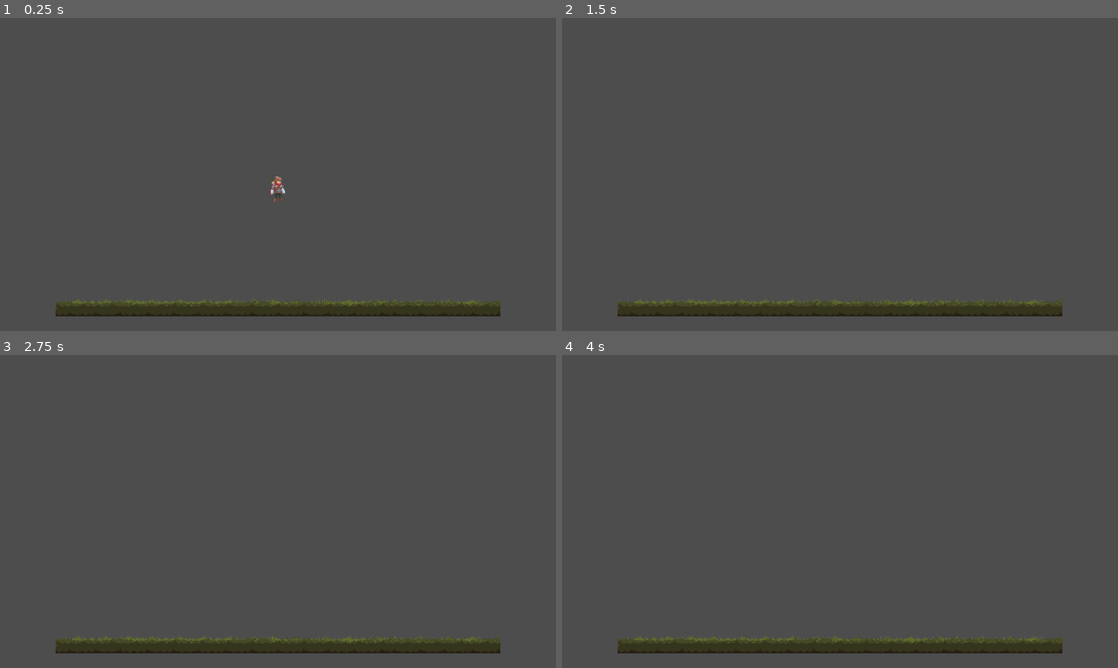
Above: before the commit, frames 1-4 (two rows, left to right).
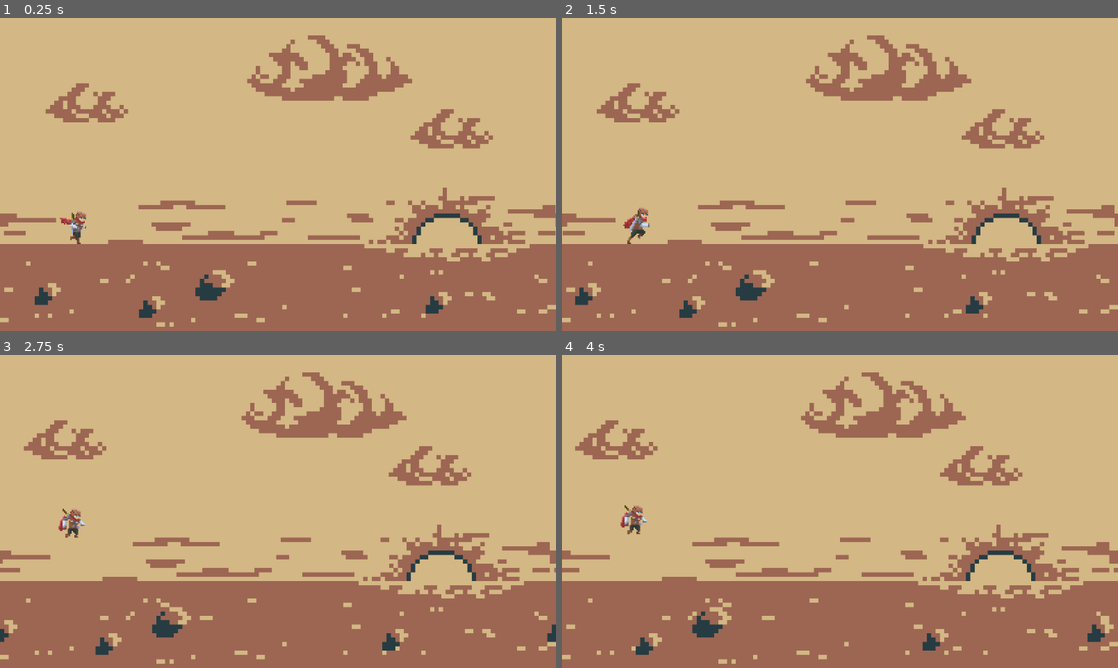
Above: after the commit, the same moments.

Repository: saadjiqbal/DinoClone
Game: Godot game, scene res://scenes/game.tscn
Same seed, same stepped clock (60 frames per second), same inputs: the game is played once before the commit and once after it.
Inputs:
- Up to frame 1 (0.25 s): no input
- Up to frame 2 (1.5 s): tap Enter (ui_accept) at 0.5, 0.6 s; hold Down (crouch, bound only after the commit) 0.53-1.28 s; hold Right (ui_right) from 0.53 s (still down); tap Up (jump, bound only after the commit) at 0.77, 1.07 s; tap Down (crouch, bound only after the commit) at 1.35 s
- Up to frame 3 (2.75 s): tap Up (jump, bound only after the commit) at 1.52, 1.55, 1.82 s; release Right (ui_right) at 2.03 s; hold Left (ui_left) from 2.03 s (still down); hold Up (jump, bound only after the commit) from 2.03 s (still down); tap Enter (ui_accept) at 2.3 s
- Up to frame 4 (4 s): release Left (ui_left) at 2.78 s; release Up (jump, bound only after the commit) at 2.78 s; hold Right (ui_right) from 2.78 s (still down); tap Enter (ui_accept) at 2.85 s; tap Up (jump, bound only after the commit) at 3.02, 3.32, 3.77, 3.8 s; tap Down (crouch, bound only after the commit) at 3.05 s; hold Down (crouch, bound only after the commit) from 3.53 s (still down)

The runs differ from the first frame. In frame 1, 100% of the frame differs, in the area x 0-100%, y 0-100%; in frame 2, 100%; in frame 3, 100%; in frame 4, 100%.

Commit message:
Player movement hooked up to player animation

Diff:
--- a/project.godot
+++ b/project.godot
@@ -20,6 +20,27 @@
 window/size/viewport_width=1280
 window/size/viewport_height=720
 
+[input]
+
+jump={
+"deadzone": 0.5,
+"events": [Object(InputEventKey,"resource_local_to_scene":false,"resource_name":"","device":-1,"window_id":0,"alt_pressed":false,"shift_pressed":false,"ctrl_pressed":false,"meta_pressed":false,"pressed":false,"keycode":0,"physical_keycode":4194320,"key_label":0,"unicode":0,"echo":false,"script":null)
+, Object(InputEventKey,"resource_local_to_scene":false,"resource_name":"","device":-1,"window_id":0,"alt_pressed":false,"shift_pressed":false,"ctrl_pressed":false,"meta_pressed":false,"pressed":false,"keycode":0,"physical_keycode":32,"key_label":0,"unicode":32,"echo":false,"script":null)
+, Object(InputEventKey,"resource_local_to_scene":false,"resource_name":"","device":-1,"window_id":0,"alt_pressed":false,"shift_pressed":false,"ctrl_pressed":false,"meta_pressed":false,"pressed":false,"keycode":0,"physical_keycode":87,"key_label":0,"unicode":119,"echo":false,"script":null)
+]
+}
+crouch={
+"deadzone": 0.5,
+"events": [Object(InputEventKey,"resource_local_to_scene":false,"resource_name":"","device":-1,"window_id":0,"alt_pressed":false,"shift_pressed":false,"ctrl_pressed":false,"meta_pressed":false,"pressed":false,"keycode":0,"physical_keycode":4194322,"key_label":0,"unicode":0,"echo":false,"script":null)
+, Object(InputEventKey,"resource_local_to_scene":false,"resource_name":"","device":-1,"window_id":0,"alt_pressed":false,"shift_pressed":false,"ctrl_pressed":false,"meta_pressed":false,"pressed":false,"keycode":0,"physical_keycode":83,"key_label":0,"unicode":115,"echo":false,"script":null)
+]
+}
+
+[layer_names]
+
+2d_physics/layer_1="ground"
+2d_physics/layer_2="player"
+
 [rendering]
 
 textures/canvas_textures/default_texture_filter=0
--- a/scenes/environment.tscn
+++ b/scenes/environment.tscn
@@ -1,96 +1,131 @@
-[gd_scene load_steps=9 format=3 uid="uid://r1xoaognxcot"]
+[gd_scene load_steps=8 format=3 uid="uid://1nvb8dmcexot"]
 
-[ext_resource type="Texture2D" uid="uid://dpfni0lumt1tg" path="res://assets/sprites/sun.png" id="1_n54nj"]
-[ext_resource type="Texture2D" uid="uid://dklo2i4phuxfl" path="res://assets/sprites/background.png" id="2_cxmde"]
-[ext_resource type="Texture2D" uid="uid://bus78ao72edfu" path="res://assets/sprites/cloud_small.png" id="3_yf222"]
-[ext_resource type="Texture2D" uid="uid://bwrxwd6p688mv" path="res://assets/sprites/cloud_large.png" id="4_b8qo0"]
-[ext_resource type="Texture2D" uid="uid://derw18njl6h48" path="res://assets/sprites/foreground.png" id="5_ebxps"]
-[ext_resource type="Texture2D" uid="uid://ce0g00fg5wdtu" path="res://assets/sprites/rock_small.png" id="6_53sjj"]
-[ext_resource type="Texture2D" uid="uid://b48vxi2tcfuhv" path="res://assets/sprites/rock_large.png" id="7_x7xx2"]
-[ext_resource type="Script" path="res://scripts/test_camera.gd" id="8_gfwo4"]
+[ext_resource type="Script" path="res://scripts/environment.gd" id="1_6c4yq"]
+[ext_resource type="Texture2D" uid="uid://dklo2i4phuxfl" path="res://assets/sprites/background.png" id="2_7eab4"]
+[ext_resource type="Texture2D" uid="uid://bwrxwd6p688mv" path="res://assets/sprites/cloud_large.png" id="3_hpbvw"]
+[ext_resource type="Texture2D" uid="uid://bus78ao72edfu" path="res://assets/sprites/cloud_small.png" id="4_87xpt"]
+[ext_resource type="Texture2D" uid="uid://ce0g00fg5wdtu" path="res://assets/sprites/rock_small.png" id="6_h6m57"]
+[ext_resource type="Texture2D" uid="uid://b48vxi2tcfuhv" path="res://assets/sprites/rock_large.png" id="7_nl2qu"]
+[ext_resource type="Texture2D" uid="uid://dpfni0lumt1tg" path="res://assets/sprites/sun.png" id="8_fxs1w"]
 
-[node name="Environment" type="ParallaxBackground"]
+[node name="Environment" type="Node2D"]
+script = ExtResource("1_6c4yq")
+background_layer_speed = 5
+large_cloud_layer_speed = 10
+small_cloud_layer_speed = 20
+foreground_layer_speed = 40
 
-[node name="Layer0" type="ParallaxLayer" parent="."]
-motion_scale = Vector2(0, 0)
-motion_mirroring = Vector2(1280, 0)
+[node name="BackgroundLayer" type="Node2D" parent="."]
 
-[node name="Background" type="Sprite2D" parent="Layer0"]
+[node name="Background" type="Sprite2D" parent="BackgroundLayer"]
 texture_filter = 1
-texture = ExtResource("2_cxmde")
+texture = ExtResource("2_7eab4")
 centered = false
 
-[node name="Layer1" type="ParallaxLayer" parent="."]
-motion_mirroring = Vector2(1280, 0)
+[node name="Background2" type="Sprite2D" parent="BackgroundLayer"]
+texture_filter = 1
+position = Vector2(1280, 0)
+texture = ExtResource("2_7eab4")
+centered = false
 
-[node name="CloudLarge" type="Sprite2D" parent="Layer1"]
+[node name="Sun" type="Sprite2D" parent="BackgroundLayer"]
+texture_filter = 1
+position = Vector2(840, 380)
+texture = ExtResource("8_fxs1w")
+centered = false
+
+[node name="Sun2" type="Sprite2D" parent="BackgroundLayer"]
+texture_filter = 1
+position = Vector2(2120, 377)
+texture = ExtResource("8_fxs1w")
+centered = false
+
+[node name="LargeCloudLayer" type="Node2D" parent="."]
+
+[node name="CloudLarge" type="Sprite2D" parent="LargeCloudLayer"]
 texture_filter = 1
 position = Vector2(570, 30)
-texture = ExtResource("4_b8qo0")
+texture = ExtResource("3_hpbvw")
 centered = false
 
-[node name="Layer2" type="ParallaxLayer" parent="."]
-motion_scale = Vector2(2, 2)
-motion_mirroring = Vector2(1280, 0)
+[node name="CloudLarge2" type="Sprite2D" parent="LargeCloudLayer"]
+texture_filter = 1
+position = Vector2(1850, 30)
+texture = ExtResource("3_hpbvw")
+centered = false
 
-[node name="CloudSmall0" type="Sprite2D" parent="Layer2"]
+[node name="SmallCloudLayer" type="Node2D" parent="."]
+
+[node name="CloudSmall0" type="Sprite2D" parent="SmallCloudLayer"]
 texture_filter = 1
 position = Vector2(950, 200)
-texture = ExtResource("3_yf222")
+texture = ExtResource("4_87xpt")
 centered = false
 
-[node name="CloudSmall1" type="Sprite2D" parent="Layer2"]
+[node name="CloudSmall1" type="Sprite2D" parent="SmallCloudLayer"]
 texture_filter = 1
 position = Vector2(110, 140)
-texture = ExtResource("3_yf222")
+texture = ExtResource("4_87xpt")
 centered = false
 
-[node name="Layer3" type="ParallaxLayer" parent="."]
-motion_scale = Vector2(8, 8)
-motion_mirroring = Vector2(1280, 0)
-
-[node name="Foreground" type="Sprite2D" parent="Layer3"]
+[node name="CloudSmall2" type="Sprite2D" parent="SmallCloudLayer"]
 texture_filter = 1
-position = Vector2(0, 520)
-texture = ExtResource("5_ebxps")
+position = Vector2(2230, 200)
+texture = ExtResource("4_87xpt")
 centered = false
 
-[node name="RockSmall0" type="Sprite2D" parent="Layer3"]
+[node name="CloudSmall3" type="Sprite2D" parent="SmallCloudLayer"]
+texture_filter = 1
+position = Vector2(1390, 140)
+texture = ExtResource("4_87xpt")
+centered = false
+
+[node name="ForegroundLayer" type="Node2D" parent="."]
+
+[node name="RockSmall0" type="Sprite2D" parent="ForegroundLayer"]
 texture_filter = 1
 position = Vector2(990, 620)
-texture = ExtResource("6_53sjj")
+texture = ExtResource("6_h6m57")
 centered = false
 
-[node name="RockSmall1" type="Sprite2D" parent="Layer3"]
+[node name="RockSmall1" type="Sprite2D" parent="ForegroundLayer"]
 texture_filter = 1
 position = Vector2(330, 630)
-texture = ExtResource("6_53sjj")
+texture = ExtResource("6_h6m57")
 centered = false
 
-[node name="RockSmall2" type="Sprite2D" parent="Layer3"]
+[node name="RockSmall2" type="Sprite2D" parent="ForegroundLayer"]
 texture_filter = 1
 position = Vector2(90, 600)
-texture = ExtResource("6_53sjj")
+texture = ExtResource("6_h6m57")
 centered = false
 
-[node name="RockLarge" type="Sprite2D" parent="Layer3"]
+[node name="RockSmall3" type="Sprite2D" parent="ForegroundLayer"]
+texture_filter = 1
+position = Vector2(2270, 620)
+texture = ExtResource("6_h6m57")
+centered = false
+
+[node name="RockSmall4" type="Sprite2D" parent="ForegroundLayer"]
+texture_filter = 1
+position = Vector2(1610, 630)
+texture = ExtResource("6_h6m57")
+centered = false
+
+[node name="RockSmall5" type="Sprite2D" parent="ForegroundLayer"]
+texture_filter = 1
+position = Vector2(1370, 600)
+texture = ExtResource("6_h6m57")
+centered = false
+
+[node name="RockLarge" type="Sprite2D" parent="ForegroundLayer"]
 texture_filter = 1
 position = Vector2(460, 570)
-texture = ExtResource("7_x7xx2")
+texture = ExtResource("7_nl2qu")
 centered = false
 
-[node name="Sun" type="Sprite2D" parent="."]
+[node name="RockLarge2" type="Sprite2D" parent="ForegroundLayer"]
 texture_filter = 1
-position = Vector2(840, 380)
-texture = ExtResource("1_n54nj")
+position = Vector2(1740, 570)
+texture = ExtResource("7_nl2qu")
 centered = false
-
-[node name="TestCamera" type="Camera2D" parent="."]
-offset = Vector2(640, 360)
-script = ExtResource("8_gfwo4")
-
-[node name="Timer" type="Timer" parent="."]
-wait_time = 0.017
-autostart = true
-
-[connection signal="timeout" from="Timer" to="TestCamera" method="_on_timer_timeout"]
--- a/scenes/game.tscn
+++ b/scenes/game.tscn
@@ -1,14 +1,16 @@
-[gd_scene load_steps=3 format=3 uid="uid://bgktr5487kho3"]
+[gd_scene load_steps=4 format=3 uid="uid://bgktr5487kho3"]
 
 [ext_resource type="PackedScene" uid="uid://bqx7rydhrsbim" path="res://scenes/player.tscn" id="1_hn6f4"]
-[ext_resource type="PackedScene" uid="uid://bws1nl24suduy" path="res://scenes/ground.tscn" id="2_0n8lh"]
+[ext_resource type="PackedScene" uid="uid://1nvb8dmcexot" path="res://scenes/environment.tscn" id="2_io1lh"]
+[ext_resource type="PackedScene" uid="uid://btfsch1t6b4lv" path="res://scenes/ground.tscn" id="3_i3nmr"]
 
 [node name="Game" type="Node2D"]
 
 [node name="Player" parent="." instance=ExtResource("1_hn6f4")]
+z_index = 1
+position = Vector2(165, 520)
+scale = Vector2(3, 3)
 
-[node name="Camera2D" type="Camera2D" parent="."]
-zoom = Vector2(2, 2)
+[node name="Ground" parent="." instance=ExtResource("3_i3nmr")]
 
-[node name="Ground" parent="." instance=ExtResource("2_0n8lh")]
-position = Vector2(0, 35)
+[node name="Environment" parent="." instance=ExtResource("2_io1lh")]
--- a/scenes/ground.tscn
+++ b/scenes/ground.tscn
@@ -1,8 +1,17 @@
-[gd_scene load_steps=2 format=3 uid="uid://bws1nl24suduy"]
+[gd_scene load_steps=3 format=3 uid="uid://btfsch1t6b4lv"]
 
-[ext_resource type="Texture2D" uid="uid://d22c727hd1fud" path="res://assets/Hills Layer 05.png" id="1_ea0f3"]
+[ext_resource type="Texture2D" uid="uid://dgwhiakyuls6d" path="res://assets/sprites/ground_wide.png" id="1_rr3w8"]
+
+[sub_resource type="RectangleShape2D" id="RectangleShape2D_ev1le"]
+size = Vector2(2560, 200)
 
 [node name="Ground" type="StaticBody2D"]
 
 [node name="Sprite2D" type="Sprite2D" parent="."]
-texture = ExtResource("1_ea0f3")
+position = Vector2(0, 520)
+texture = ExtResource("1_rr3w8")
+centered = false
+
+[node name="CollisionShape2D" type="CollisionShape2D" parent="."]
+position = Vector2(1280, 620)
+shape = SubResource("RectangleShape2D_ev1le")
--- a/scenes/player.tscn
+++ b/scenes/player.tscn
@@ -1,14 +1,18 @@
-[gd_scene load_steps=18 format=3 uid="uid://bqx7rydhrsbim"]
+[gd_scene load_steps=22 format=3 uid="uid://bqx7rydhrsbim"]
 
-[ext_resource type="Script" path="res://scripts/player.gd" id="1_aa382"]
+[ext_resource type="Script" path="res://scripts/player_movement.gd" id="1_ooo1q"]
 [ext_resource type="Texture2D" uid="uid://b0vbweqjv2pyj" path="res://assets/idle/adventurer-idle-00.png" id="1_uflg1"]
 [ext_resource type="Texture2D" uid="uid://ci5de2sfwag8f" path="res://assets/idle/adventurer-idle-01.png" id="2_b0vkx"]
 [ext_resource type="Texture2D" uid="uid://cghb30i1kpcro" path="res://assets/idle/adventurer-idle-02.png" id="3_v201a"]
 [ext_resource type="Texture2D" uid="uid://lkw145cj8hw0" path="res://assets/run/adventurer-run-00.png" id="4_qapqn"]
 [ext_resource type="Texture2D" uid="uid://b5lutxvsdwbqm" path="res://assets/run/adventurer-run-01.png" id="5_fxpkd"]
+[ext_resource type="Texture2D" uid="uid://dk5t2wjbiy28f" path="res://assets/jump/adventurer-jump-00.png" id="5_pews5"]
+[ext_resource type="Texture2D" uid="uid://dm6vhkrsqx17t" path="res://assets/jump/adventurer-jump-01.png" id="6_1rl6q"]
 [ext_resource type="Texture2D" uid="uid://el07duqgxl5t" path="res://assets/run/adventurer-run-02.png" id="6_p8f0e"]
+[ext_resource type="Texture2D" uid="uid://b6q8c4uc658ar" path="res://assets/jump/adventurer-jump-02.png" id="7_hflpj"]
 [ext_resource type="Texture2D" uid="uid://cgxqj12gdyitv" path="res://assets/run/adventurer-run-03.png" id="7_t7di1"]
 [ext_resource type="Texture2D" uid="uid://cljor13a11vip" path="res://assets/run/adventurer-run-04.png" id="8_0ilxw"]
+[ext_resource type="Texture2D" uid="uid://cxc2a25vrobah" path="res://assets/jump/adventurer-jump-03.png" id="8_5r5st"]
 [ext_resource type="Texture2D" uid="uid://cdcpj20oftxlk" path="res://assets/run/adventurer-run-05.png" id="9_scgn4"]
 [ext_resource type="Texture2D" uid="uid://dpfgp8ctob87v" path="res://assets/slide/adventurer-slide-00.png" id="10_gyp8o"]
 [ext_resource type="Texture2D" uid="uid://jtisnmyygdsf" path="res://assets/slide/adventurer-slide-01.png" id="11_f1sum"]
@@ -36,6 +40,23 @@
 "loop": true,
 "name": &"idle",
 "speed": 6.0
+}, {
+"frames": [{
+"duration": 1.0,
+"texture": ExtResource("5_pews5")
+}, {
+"duration": 1.0,
+"texture": ExtResource("6_1rl6q")
+}, {
+"duration": 1.0,
+"texture": ExtResource("7_hflpj")
+}, {
+"duration": 1.0,
+"texture": ExtResource("8_5r5st")
+}],
+"loop": true,
+"name": &"jump",
+"speed": 8.0
 }, {
 "frames": [{
 "duration": 1.0,
@@ -86,22 +107,24 @@
 height = 24.7351
 
 [node name="Player" type="CharacterBody2D"]
-script = ExtResource("1_aa382")
+collision_layer = 2
+script = ExtResource("1_ooo1q")
 
 [node name="AnimatedSprite2D" type="AnimatedSprite2D" parent="."]
 position = Vector2(0, -17.5)
 sprite_frames = SubResource("SpriteFrames_cdxso")
-animation = &"slide"
+animation = &"jump"
 autoplay = "idle"
-frame = 4
-frame_progress = 0.454912
+frame_progress = 0.482709
 
 [node name="RunningCollisionShape2D" type="CollisionShape2D" parent="."]
 position = Vector2(4, -15)
 rotation = 0.261799
 shape = SubResource("CapsuleShape2D_62md1")
 
-[node name="SlidingCollisionShape2D2" type="CollisionShape2D" parent="."]
+[node name="SlidingCollisionShape2D" type="CollisionShape2D" parent="."]
 position = Vector2(0, -7)
 rotation = 1.78896
 shape = SubResource("CapsuleShape2D_62md1")
+
+[connection signal="animation_finished" from="AnimatedSprite2D" to="." method="_on_animated_sprite_2d_animation_finished"]
--- a/scenes/static_environment.tscn
+++ /dev/null
@@ -1,144 +0,0 @@
-[gd_scene load_steps=9 format=3 uid="uid://1nvb8dmcexot"]
-
-[ext_resource type="Script" path="res://scripts/static_environment.gd" id="1_6c4yq"]
-[ext_resource type="Texture2D" uid="uid://dklo2i4phuxfl" path="res://assets/sprites/background.png" id="2_7eab4"]
-[ext_resource type="Texture2D" uid="uid://bwrxwd6p688mv" path="res://assets/sprites/cloud_large.png" id="3_hpbvw"]
-[ext_resource type="Texture2D" uid="uid://bus78ao72edfu" path="res://assets/sprites/cloud_small.png" id="4_87xpt"]
-[ext_resource type="Texture2D" uid="uid://derw18njl6h48" path="res://assets/sprites/foreground.png" id="5_nfou5"]
-[ext_resource type="Texture2D" uid="uid://ce0g00fg5wdtu" path="res://assets/sprites/rock_small.png" id="6_h6m57"]
-[ext_resource type="Texture2D" uid="uid://b48vxi2tcfuhv" path="res://assets/sprites/rock_large.png" id="7_nl2qu"]
-[ext_resource type="Texture2D" uid="uid://dpfni0lumt1tg" path="res://assets/sprites/sun.png" id="8_fxs1w"]
-
-[node name="StaticEnvironment" type="Node2D"]
-script = ExtResource("1_6c4yq")
-layer_0_speed = 5
-layer_1_speed = 10
-layer_2_speed = 15
-layer_3_speed = 200
-
-[node name="Layer0" type="Node2D" parent="."]
-
-[node name="Background" type="Sprite2D" parent="Layer0"]
-texture_filter = 1
-texture = ExtResource("2_7eab4")
-centered = false
-
-[node name="Background2" type="Sprite2D" parent="Layer0"]
-texture_filter = 1
-position = Vector2(1280, 0)
-texture = ExtResource("2_7eab4")
-centered = false
-
-[node name="Sun" type="Sprite2D" parent="Layer0"]
-texture_filter = 1
-position = Vector2(840, 380)
-texture = ExtResource("8_fxs1w")
-centered = false
-
-[node name="Sun2" type="Sprite2D" parent="Layer0"]
-texture_filter = 1
-position = Vector2(840, 380)
-texture = ExtResource("8_fxs1w")
-centered = false
-
-[node name="Layer1" type="Node2D" parent="."]
-
-[node name="CloudLarge" type="Sprite2D" parent="Layer1"]
-texture_filter = 1
-position = Vector2(570, 30)
-texture = ExtResource("3_hpbvw")
-centered = false
-
-[node name="CloudLarge2" type="Sprite2D" parent="Layer1"]
-texture_filter = 1
-position = Vector2(1850, 30)
-texture = ExtResource("3_hpbvw")
-centered = false
-
-[node name="Layer2" type="Node2D" parent="."]
-
-[node name="CloudSmall0" type="Sprite2D" parent="Layer2"]
-texture_filter = 1
-position = Vector2(950, 200)
-texture = ExtResource("4_87xpt")
-centered = false
-
-[node name="CloudSmall1" type="Sprite2D" parent="Layer2"]
-texture_filter = 1
-position = Vector2(110, 140)
-texture = ExtResource("4_87xpt")
-centered = false
-
-[node name="CloudSmall2" type="Sprite2D" parent="Layer2"]
-texture_filter = 1
-position = Vector2(2230, 200)
-texture = ExtResource("4_87xpt")
-centered = false
-
-[node name="CloudSmall3" type="Sprite2D" parent="Layer2"]
-texture_filter = 1
-position = Vector2(1390, 140)
-texture = ExtResource("4_87xpt")
-centered = false
-
-[node name="Layer3" type="Node2D" parent="."]
-
-[node name="Foreground" type="Sprite2D" parent="Layer3"]
-texture_filter = 1
-position = Vector2(0, 520)
-texture = ExtResource("5_nfou5")
-centered = false
-
-[node name="Foreground2" type="Sprite2D" parent="Layer3"]
-texture_filter = 1
-position = Vector2(1280, 520)
-texture = ExtResource("5_nfou5")
-centered = false
-
-[node name="RockSmall0" type="Sprite2D" parent="Layer3"]
-texture_filter = 1
-position = Vector2(990, 620)
-texture = ExtResource("6_h6m57")
-centered = false
-
-[node name="RockSmall1" type="Sprite2D" parent="Layer3"]
-texture_filter = 1
-position = Vector2(330, 630)
-texture = ExtResource("6_h6m57")
-centered = false
-
-[node name="RockSmall2" type="Sprite2D" parent="Layer3"]
-texture_filter = 1
-position = Vector2(90, 600)
-texture = ExtResource("6_h6m57")
-centered = false
-
-[node name="RockSmall3" type="Sprite2D" parent="Layer3"]
-texture_filter = 1
-position = Vector2(2270, 620)
-texture = ExtResource("6_h6m57")
-centered = false
-
-[node name="RockSmall4" type="Sprite2D" parent="Layer3"]
-texture_filter = 1
-position = Vector2(1610, 630)
-texture = ExtResource("6_h6m57")
-centered = false
-
-[node name="RockSmall5" type="Sprite2D" parent="Layer3"]
-texture_filter = 1
-position = Vector2(1370, 600)
-texture = ExtResource("6_h6m57")
-centered = false
-
-[node name="RockLarge" type="Sprite2D" parent="Layer3"]
-texture_filter = 1
-position = Vector2(460, 570)
-texture = ExtResource("7_nl2qu")
-centered = false
-
-[node name="RockLarge2" type="Sprite2D" parent="Layer3"]
-texture_filter = 1
-position = Vector2(1740, 570)
-texture = ExtResource("7_nl2qu")
-centered = false
--- /dev/null
+++ b/scripts/environment.gd
@@ -0,0 +1,28 @@
+extends Node2D
+
+@onready var background_layer: Node2D = $BackgroundLayer
+@onready var large_cloud_layer: Node2D = $LargeCloudLayer
+@onready var small_cloud_layer: Node2D = $SmallCloudLayer
+@onready var foreground_layer: Node2D = $ForegroundLayer
+
+@export var background_layer_speed: int = 0
+@export var large_cloud_layer_speed: int = 0
+@export var small_cloud_layer_speed: int = 0
+@export var foreground_layer_speed: int = 0
+
+var layers : Array
+
+func _ready():
+	# Create array of layers once when the scene is instantiated
+	layers = [background_layer, large_cloud_layer, small_cloud_layer, foreground_layer]
+
+func _process(delta):
+	# If any of the layers go off the screen, reset their position to 0
+	for i in layers.size():
+		if (layers[i].position.x < -1280):
+			layers[i].position.x = 0
+
+	background_layer.position.x -= (background_layer_speed * delta)
+	large_cloud_layer.position.x -= (background_layer_speed * delta)
+	small_cloud_layer.position.x -= (small_cloud_layer_speed * delta)
+	foreground_layer.position.x -= (foreground_layer_speed * delta)
--- a/scripts/player.gd
+++ /dev/null
@@ -1,28 +0,0 @@
-extends CharacterBody2D
-
-
-const SPEED = 100
-const JUMP_VELOCITY = -300
-
-# Get the gravity from the project settings to be synced with RigidBody nodes.
-var gravity = ProjectSettings.get_setting("physics/2d/default_gravity")
-
-
-func _physics_process(delta):
-	# Add the gravity.
-	if not is_on_floor():
-		velocity.y += gravity * delta
-
-	# Handle jump.
-	if Input.is_action_just_pressed("ui_accept") and is_on_floor():
-		velocity.y = JUMP_VELOCITY
-
-	# Get the input direction and handle the movement/deceleration.
-	# As good practice, you should replace UI actions with custom gameplay actions.
-	var direction = Input.get_axis("ui_left", "ui_right")
-	if direction:
-		velocity.x = direction * SPEED
-	else:
-		velocity.x = move_toward(velocity.x, 0, SPEED)
-
-	move_and_slide()
--- /dev/null
+++ b/scripts/player_movement.gd
@@ -0,0 +1,25 @@
+extends CharacterBody2D
+
+const GRAVITY = 5000
+const JUMP_VELOCITY = -1000
+
+@onready var animated_sprite_2d: AnimatedSprite2D = $AnimatedSprite2D
+@onready var running_collision_shape: CollisionShape2D = $RunningCollisionShape2D
+
+func _physics_process(delta):
+    velocity.y += GRAVITY * delta
+
+    if is_on_floor():
+        running_collision_shape.disabled = false
+        # Handle jump.
+        if Input.is_action_pressed("jump"):
+            velocity.y = JUMP_VELOCITY
+        elif Input.is_action_pressed("crouch"):
+            animated_sprite_2d.play("slide")
+            running_collision_shape.disabled = true
+        else:
+            animated_sprite_2d.play("run")
+    else:
+        animated_sprite_2d.play("jump")
+
+    move_and_slide()
--- a/scripts/static_environment.gd
+++ /dev/null
@@ -1,20 +0,0 @@
-extends Node2D
-
-@onready var layer_0: Node2D = $Layer0
-@onready var layer_1: Node2D = $Layer1
-@onready var layer_2: Node2D = $Layer2
-@onready var layer_3: Node2D = $Layer3
-
-@export var layer_0_speed: int = 0
-@export var layer_1_speed: int = 0
-@export var layer_2_speed: int = 0
-@export var layer_3_speed: int = 0
-
-func _process(delta):
-	for i in [layer_0, layer_1, layer_2, layer_3]:
-		if (i.position.x < -1280.0):
-			i.position.x = 0.0
-	layer_0.position.x -= (layer_0_speed * delta)
-	layer_1.position.x -= (layer_1_speed * delta)
-	layer_2.position.x -= (layer_2_speed * delta)
-	layer_3.position.x -= (layer_3_speed * delta)
--- a/scripts/test_camera.gd
+++ /dev/null
@@ -1,14 +0,0 @@
-extends Camera2D
-
-var move_timer: int = 0
-
-# "Pixel" perfect camera motion that's hard to look at
-#func _on_timer_timeout():
-	#move_timer += 1
-	#if move_timer == 8:
-		#position.x += 10
-		#move_timer = 0
-
-# Smooth camera motion
-func _process(delta):
-	position.x += 30 * delta
Binary file removed: assets/Hills Layer 05.png
Binary file added: assets/jump/adventurer-jump-00.png
Not shown, added: assets/jump/adventurer-jump-00.png.import
Binary file added: assets/jump/adventurer-jump-01.png
Not shown, added: assets/jump/adventurer-jump-01.png.import
Binary file added: assets/jump/adventurer-jump-02.png
Not shown, added: assets/jump/adventurer-jump-02.png.import
Binary file added: assets/jump/adventurer-jump-03.png
Not shown, added: assets/jump/adventurer-jump-03.png.import
Binary file changed: assets/sprites/foreground.png
Binary file added: assets/sprites/ground_wide.png
Not shown, added: assets/sprites/ground_wide.png.import
(and 2 more such lines)
